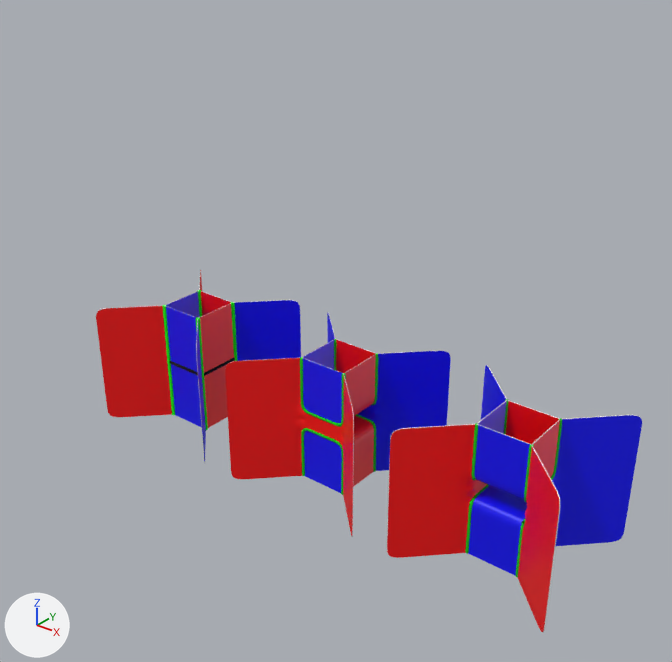
Before and after pictures for a commit that changed the glTF model pics/glbs/4compression.glb.
Both versions are drawn from a 50 mm lens placed at (17.79, -16.12, 12.64), pointed at (4.73, 0.21, 2.52). The axes (+X, +Y, +Z) are drawn at lower left. The lights are the same throughout. The older version comes first. Where no turn or scale is listed for an object, it has been applied to the vertices.

Names of what the first picture shows: 'intersection', 'sing', 'sing.001', 'sing.002', 'surface', 'surface.001', 'surface.002'.
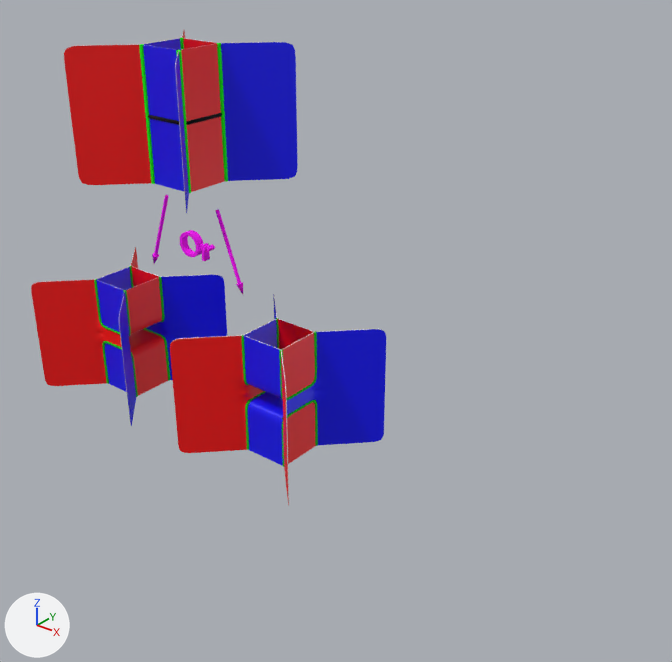
Where the change shows, as pixel boxes [x1, y1, x2, y2] in the pictures (672 x 662 px):
'surface.002', moved
    before: [387, 365, 642, 632]
    after: [170, 294, 386, 505]
'surface', moved
    before: [96, 269, 301, 463]
    after: [64, 30, 298, 214]
'surface.001', moved
    before: [225, 312, 451, 537]
    after: [31, 247, 227, 426]
'sing', moved
    before: [162, 290, 237, 430]
    after: [139, 38, 228, 193]
'sing.001', moved
    before: [300, 339, 378, 495]
    after: [94, 266, 170, 397]
'sing.002', moved
    before: [465, 399, 562, 577]
    after: [241, 318, 318, 467]
'Or', added (pink)
    after: [180, 230, 215, 261]
'intersection', moved
    before: [170, 358, 235, 376]
    after: [148, 113, 222, 125]
'NurbsPath', added
    after: [215, 209, 243, 294]
'NurbsPath.001', added
    after: [152, 195, 169, 264]

Diff of the bpy script that builds the scene:
```diff
--- a/pics/glbs/4compression.glb.py
+++ b/pics/glbs/4compression.glb.py
@@ mat_material_006 @@
+mat_material_006 = principled_material('Material.006')
+mat_material_006.base_color = (1.0, 0.0, 1.0)  # pink #ff00ff
+mat_material_006.roughness = 1.0
@@ me_or @@
+me_or.from_pydata(...)  # 302 vertices, 600 faces; spans x 0.045..1.22, y -0.1..0.1, z -0.009..0.691
+me_or.materials.append(mat_material_006)  # pink #ff00ff
@@ me_nurbspath_001 @@
+me_nurbspath_001.from_pydata(...)  # 113 vertices, 222 faces; spans x -0.46..0.39, y -0.1..0.1, z -1.26..0.96
+me_nurbspath_001.materials.append(mat_material_006)  # pink #ff00ff
@@ me_nurbspath @@
+me_nurbspath.from_pydata(...)  # 113 vertices, 222 faces; spans x -0.39..0.46, y -0.1..0.1, z -1.26..0.96
+me_nurbspath.materials.append(mat_material_006)  # pink #ff00ff
@@ ob_surface @@
 ob_surface = bpy.data.objects.new('surface', me_plane)
-ob_surface.location = (0.0, 0.0, 0.0)
+ob_surface.location = (0.0, 0.0, 7.0)
@@ ob_sing @@
 ob_sing = bpy.data.objects.new('sing', me_sing)
-ob_sing.location = (0.0, 0.0, 0.0)
+ob_sing.location = (0.0, 0.0, 7.0)
@@ ob_surface_001 @@
 ob_surface_001 = bpy.data.objects.new('surface.001', me_plane_003)
-ob_surface_001.location = (5.0, 0.0, 0.0)
+ob_surface_001.location = (-3.0, 0.0, 0.0)
@@ ob_sing_001 @@
 ob_sing_001 = bpy.data.objects.new('sing.001', me_sing_001)
-ob_sing_001.location = (5.0, 0.0, 0.0)
+ob_sing_001.location = (-3.0, 0.0, 0.0)
@@ ob_surface_002 @@
 ob_surface_002 = bpy.data.objects.new('surface.002', me_plane_004)
-ob_surface_002.location = (10.0, 0.0, 0.0)
+ob_surface_002.location = (3.0, 0.0, 0.0)
@@ ob_sing_002 @@
 ob_sing_002 = bpy.data.objects.new('sing.002', me_sing_003)
-ob_sing_002.location = (10.0, 0.0, 0.0)
+ob_sing_002.location = (3.0, 0.0, 0.0)
@@ ob_intersection @@
 ob_intersection = bpy.data.objects.new('intersection', me_intersection_001)
-ob_intersection.location = (0.0, 0.0, 0.0)
+ob_intersection.location = (0.0, 0.0, 7.0)
@@ ob_or @@
+ob_or = bpy.data.objects.new('Or', me_or)
+ob_or.location = (-0.52, 0.0, 3.42)
@@ ob_nurbspath_001 @@
+ob_nurbspath_001 = bpy.data.objects.new('NurbsPath.001', me_nurbspath_001)
+ob_nurbspath_001.location = (-1.3, 0.0, 4.0)
@@ ob_nurbspath @@
+ob_nurbspath = bpy.data.objects.new('NurbsPath', me_nurbspath)
+ob_nurbspath.location = (1.3, 0.0, 4.0)
```
